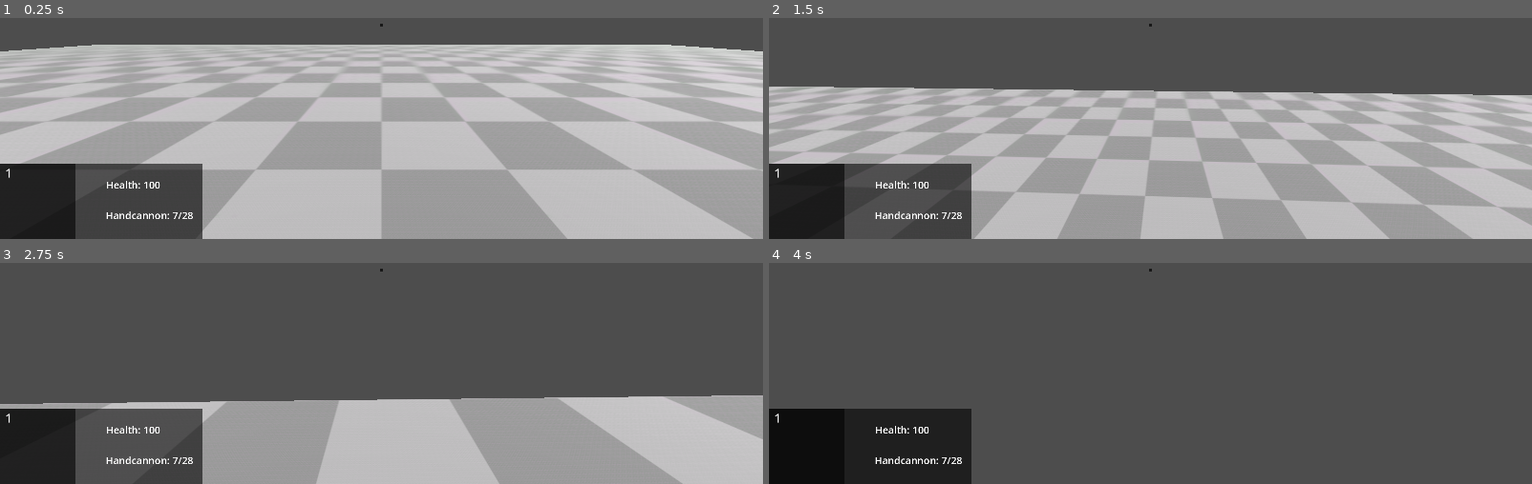
Above: before the commit, frames 1-4 (two rows, left to right).
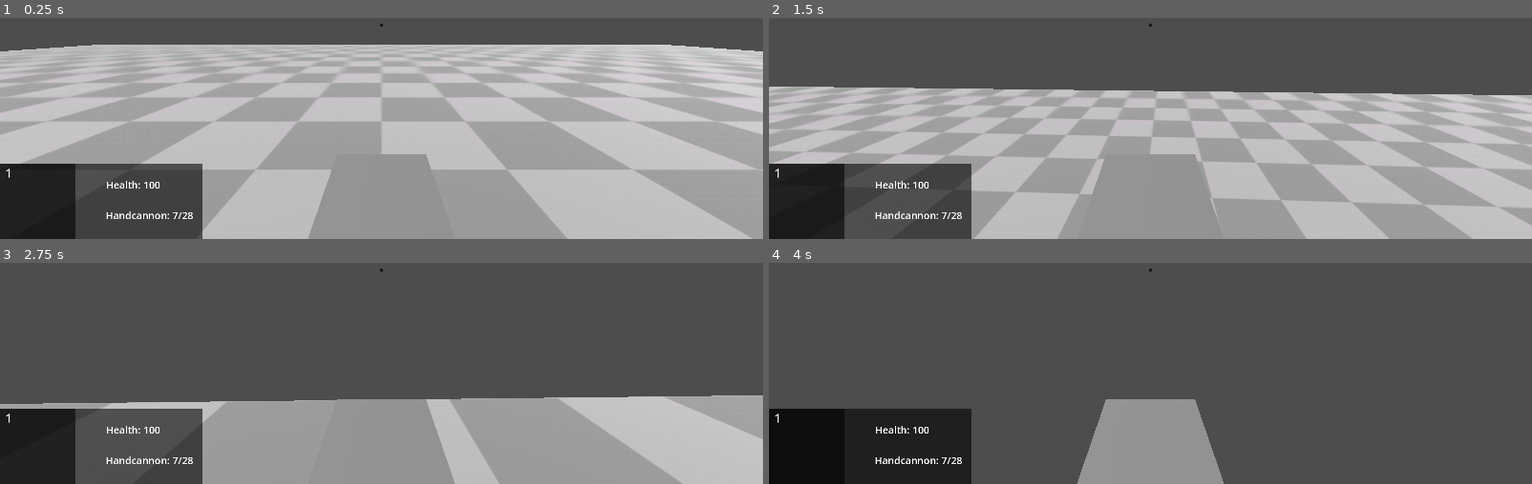
Above: after the commit, the same moments.

Repository: Robertsonl1/game_development_2024
Game: Godot game, scene res://scenes/main.tscn
The game is run twice, just before and just after one commit, with the same random seed, the same clock (stepped at 60 frames per second) and the same inputs.
Inputs (mouse positions are in pixels of both pictures, inside the frame that each line leads up to):
- Up to frame 1 (0.25 s): no input
- Up to frame 2 (1.5 s): tap Enter at 0.5 s; move the mouse to (1188, 22) at 0.52 s; hold W (forwards) from 0.53 s (still down); tap 1 (empty) at 0.6 s; tap Space (jump) at 0.77 s; click (1188, 22) at 0.8 s; move the mouse to (1112, 26) at 1.27 s; click (1112, 26) at 1.35 s
- Up to frame 3 (2.75 s): keep holding W (forwards); tap Space (jump) at 1.52 s; tap 2 (primary) at 1.55, 2.1 s; move the mouse to (outside the picture) at 2.02 s; tap 3 (secondary) at 2.3 s
- Up to frame 4 (4 s): keep holding W (forwards); move the mouse to (1142, 276) at 2.77 s; tap 3 (secondary) at 2.85 s; tap Space (jump) at 3.02, 3.5, 3.77 s; tap 1 (empty) at 3.05, 3.6 s; move the mouse to (1203, 276) at 3.52 s; click (1203, 276) at 3.8 s

The runs differ from the first frame. In frame 1, 3.0% of the frame differs, in the area x 40-57%, y 61-100%; in frame 2, 3.1%; in frame 3, 5.7%; in frame 4, 5.9%, in the area x 40-60%, y 61-100%.
Error before the commit: Parse Error: Could not resolve super class inheritance from "Weapon". (res://scenes/weapons/unarmed/unarmed.gd:1)
Error after the commit: Invalid call. Nonexistent function 'add_exeption' in base 'RayCast3D'. (res://scenes/weapons/weapon_manager.gd:24)

Commit message:
Fixed nonexistent function connect

Diff:
--- a/game_development_2024-main/scenes/player.tscn
+++ b/game_development_2024-main/scenes/player.tscn
@@ -28,9 +28,11 @@
 transform = Transform3D(1, 0, 0, 0, 1, 0, 0, 0, 1, 0, 0.155617, 0)
 
 [node name="RayCast3D" type="RayCast3D" parent="Head/Camera3D"]
+target_position = Vector3(0, 0, -100)
 
 [node name="GrappleCast" type="RayCast3D" parent="Head"]
 transform = Transform3D(1, 0, 0, 0, 1, 0, 0, 0, 1, 0, 0.156, 0)
+visible = false
 target_position = Vector3(0, 0, -25)
 
 [node name="Hand" type="Node3D" parent="Head"]
--- a/game_development_2024-main/scenes/weapons/armed/armed.gd
+++ b/game_development_2024-main/scenes/weapons/armed/armed.gd
@@ -31,12 +31,12 @@
 
 # Fire cycle
 func fire():
-	if not is_reloading():
+	if not is_reloading:
 		if magammo > 0:
 			if not is_firing:
 				is_firing = true
 				animation_player.get_animation("Fire").loop = true
-				animation_play.play("Fire", -1.0, firerate )
+				animation_player.play("Fire", -1.0, firerate )
 
 			return
 
@@ -110,7 +110,7 @@
 			update_ammo("reload")
 
 # Update Ammo
-func update_ammo(_action = "Refresh", additionalammo = 0):
+func update_ammo(action = "Refresh", additionalammo = 0):
 
 	match action:
 		"consume":
--- a/game_development_2024-main/scenes/weapons/armed/assaultrifle/assault_rifle.gd
+++ b/game_development_2024-main/scenes/weapons/armed/assaultrifle/assault_rifle.gd
@@ -1,7 +1,7 @@
 extends Armed
 
 
-func _ready():
+func ready():
 	player.connect("animation_finish", on_animation_finish)
 
 
--- a/game_development_2024-main/scenes/weapons/armed/assaultrifle/assault_rifle.tscn
+++ b/game_development_2024-main/scenes/weapons/armed/assaultrifle/assault_rifle.tscn
@@ -24,7 +24,7 @@
 "times": PackedFloat32Array(0),
 "transitions": PackedFloat32Array(1),
 "update": 0,
-"values": [Vector3(-1.5708, 0, 0)]
+"values": [Vector3(0, 0, 0)]
 }
 tracks/1/type = "value"
 tracks/1/imported = false
@@ -112,6 +112,20 @@
 "update": 0,
 "values": [Vector3(0, 0, 0), Vector3(0.122365, 0, 0), Vector3(0, 0, 0)]
 }
+tracks/2/type = "method"
+tracks/2/imported = false
+tracks/2/enabled = true
+tracks/2/path = NodePath(".")
+tracks/2/interp = 1
+tracks/2/loop_wrap = true
+tracks/2/keys = {
+"times": PackedFloat32Array(0.03),
+"transitions": PackedFloat32Array(1),
+"values": [{
+"args": [],
+"method": &"fire_bullet"
+}]
+}
 
 [sub_resource type="Animation" id="Animation_sfcip"]
 resource_name = "reload"
@@ -156,7 +170,7 @@
 [node name="Root" type="Node3D" parent="."]
 
 [node name="Anchor" type="Node3D" parent="Root"]
-transform = Transform3D(1, 0, 0, 0, -3.61999e-06, 1, 0, -1, -3.61999e-06, 0, 0, 0.5)
+transform = Transform3D(1, 0, 0, 0, 1, 0, 0, 0, 1, 0, 0, 0.5)
 
 [node name="Body" type="Node3D" parent="Root/Anchor"]
 transform = Transform3D(1, 0, 0, 0, 1, 0, 0, 0, 1, 0, 0, -0.5)
--- a/game_development_2024-main/scenes/weapons/armed/handcannon/handcannon.gd
+++ b/game_development_2024-main/scenes/weapons/armed/handcannon/handcannon.gd
@@ -1,7 +1,7 @@
 extends Armed
 
 
-func _ready():
+func ready():
 	player.connect("animation_finish", on_animation_finish)
 
 
--- a/game_development_2024-main/scenes/weapons/armed/handcannon/handcannon.tscn
+++ b/game_development_2024-main/scenes/weapons/armed/handcannon/handcannon.tscn
@@ -115,9 +115,12 @@
 tracks/2/interp = 1
 tracks/2/loop_wrap = true
 tracks/2/keys = {
-"times": PackedFloat32Array(),
-"transitions": PackedFloat32Array(),
-"values": []
+"times": PackedFloat32Array(0.03),
+"transitions": PackedFloat32Array(1),
+"values": [{
+"args": [],
+"method": &"fire_bullet"
+}]
 }
 
 [sub_resource type="Animation" id="Animation_gta05"]
@@ -159,7 +162,6 @@
 
 [node name="HandCannon" type="Node3D"]
 script = ExtResource("1_fn51r")
-weapon_name = "Handcannon"
 
 [node name="Root" type="Node3D" parent="."]
 
--- /dev/null
+++ b/game_development_2024-main/scenes/weapons/bullet.gd
@@ -0,0 +1,37 @@
+extends MeshInstance3D
+
+var shoot = false
+var lastposition: Vector3
+var isfiredbyenemy: bool = false
+var maxlifetime = 15
+var lifetime = maxlifetime
+
+const DAMAGE = 25
+const SPEED = 5
+
+func _ready():
+	set_as_top_level(true)
+
+func _physics_process(_delta):
+	lifetime -= 0.1
+	if lifetime <0:
+		queue_free()
+	position = position + (-basis.z * SPEED)
+	var space_state = get_world_3d().direct_space_state
+	var query_parameters = PhysicsRayQueryParameters3D.create(lastposition, position)
+
+	var result = space_state.intersect_ray(query_parameters)
+	if result:
+		var entity = result.collider
+		if isfiredbyenemy:
+			if entity.is_in_group("Player"):
+				entity.damage(DAMAGE)
+			if entity.is_in_group("Enemy"):
+				return
+		else:
+			if entity.is_in_group("Enemy"):
+				entity.damage(DAMAGE)
+			if entity.is_in_group("Player"):
+				return
+
+	lastposition = position
--- /dev/null
+++ b/game_development_2024-main/scenes/weapons/bullet.tscn
@@ -0,0 +1,10 @@
+[gd_scene load_steps=3 format=3 uid="uid://ed772tp2kwed"]
+
+[ext_resource type="Script" path="res://scenes/weapons/bullet.gd" id="1_yfbrn"]
+
+[sub_resource type="BoxMesh" id="BoxMesh_3wosk"]
+size = Vector3(0.01, 0.01, 0.1)
+
+[node name="MeshInstance3D" type="MeshInstance3D"]
+mesh = SubResource("BoxMesh_3wosk")
+script = ExtResource("1_yfbrn")
--- a/game_development_2024-main/scenes/weapons/unarmed/unarmed.gd
+++ b/game_development_2024-main/scenes/weapons/unarmed/unarmed.gd
@@ -1 +1,11 @@
 extends Weapon
+
+
+func fire():
+	pass
+
+func fire_stop():
+	pass
+
+func reload():
+	pass
--- a/game_development_2024-main/scenes/weapons/weapon.gd
+++ b/game_development_2024-main/scenes/weapons/weapon.gd
@@ -11,7 +11,7 @@
 
 # Weapon Parameters
 @export var weapon_name = "Weapon"
-@export(Texture) var weapon_image = null
+@export var weapon_image: Texture
 
 
 # Equip/Unequip Cycle
--- a/game_development_2024-main/scenes/weapons/weapon_manager.gd
+++ b/game_development_2024-main/scenes/weapons/weapon_manager.gd
@@ -16,7 +16,7 @@
 var changing_weapon = false
 var deequiped_weapon = false
 
-
+var weapon_index = 0 # For switching weapons through mouse wheel
 
 func _ready():
 
@@ -95,6 +95,52 @@
 	set_process(true)
 
 
+# Scroll weapon change
+func update_weapon_index():
+	match current_weapon_slot:
+		"Empty":
+			weapon_index = 0
+		"Primary":
+			weapon_index = 1
+		"Secondary":
+			weapon_index = 2
+
+func next_weapon():
+	weapon_index += 1
+	if weapon_index >= weapons.size():
+		weapon_index = 0
+
+	change_weapon(weapons.keys()[weapon_index])
+
+func previous_weapon():
+	weapon_index -= 1
+	if weapon_index < 0:
+		weapon_index = weapons.size() - 1
+
+	change_weapon(weapons.keys()[weapon_index])
+
+
+# Firing and Reloading
+func fire():
+	if not changing_weapon:
+		current_weapon.fire()
+
+func fire_stop():
+	current_weapon.fire_stop()
+
+func reload():
+	if not changing_weapon:
+		current_weapon.reload()
+
+# Ammo Pickup
+func add_ammo(amount):
+	if current_weapon == null || current_weapon.name == "Unarmed":
+		return false
+
+	current_weapon.update_ammo("add", amount)
+	return true
+
+
 # Update HUD
 func update_hud(weapon_data):
 	var weapon_slot = "1"
--- a/game_development_2024-main/scripts/characters/player/player.gd
+++ b/game_development_2024-main/scripts/characters/player/player.gd
@@ -87,3 +87,13 @@
 
 	if Input.is_action_just_pressed("secondary"):
 		weapon_manager.change_weapon("Secondary")
+
+	# Firing
+	if Input.is_action_just_pressed("fire"):
+		weapon_manager.fire()
+	if Input.is_action_just_released("fire"):
+		weapon_manager.fire_stop()
+
+	# Reloading
+	if Input.is_action_just_pressed("reload"):
+		weapon_manager.reload()
